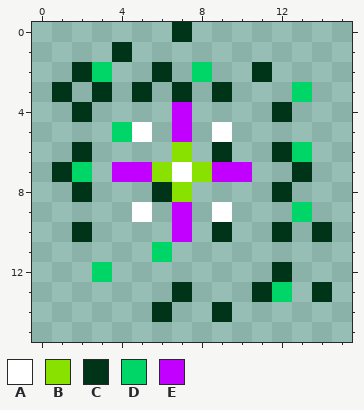
Edited in one commit: pixel-art sprite (OLD/client/resources/images/explosionCbm/cboom6.png). The picture above was drawn from the file before the commit.
The file is 16x16 pixels. Colours within 5 levels of each other are drawn and written as one.
Palette (. is transparent): A #ffffff  B #89e100  C #003419  D #00d667  E #c100ff
Pixels before, first column x 1:
 0 ......C.......
 1 ...C..........
 2 .CD..C.D..C...
 3 C.C.C.C.C...D.
 4 .C....E....C..
 5 ...DA.E.A.....
 6 .C....B.C..CD.
 7 CD.EEBABEE..C.
 8 .C...CB....C..
 9 ....A.E.A...D.
10 .C....E.C..C.C
11 .....D........
12 ..D........C..
13 ......C...CD.C
14 .....C..C.....
Now the later version:
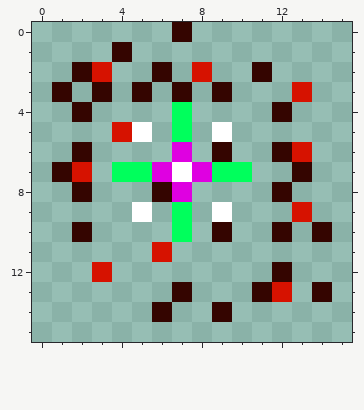
Difference:
Colour B changes from #89e100 to #df00e1.
Colour C changes from #003419 to #340500.
Colour D changes from #00d667 to #d61200.
Colour E changes from #c100ff to #00ff5c.
Boxes around the changes in both pictures, in picture pixels (x1, y1, x2, y2):
changed: (52, 22, 332, 322)
